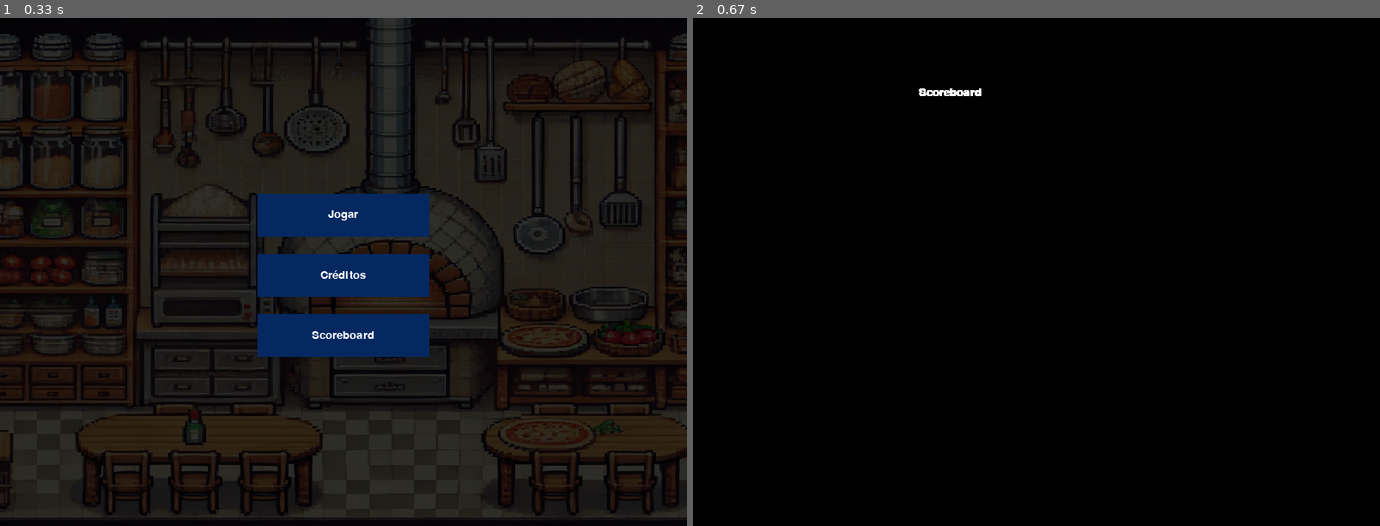
Above: before the commit, frames 1-2 (left to right).
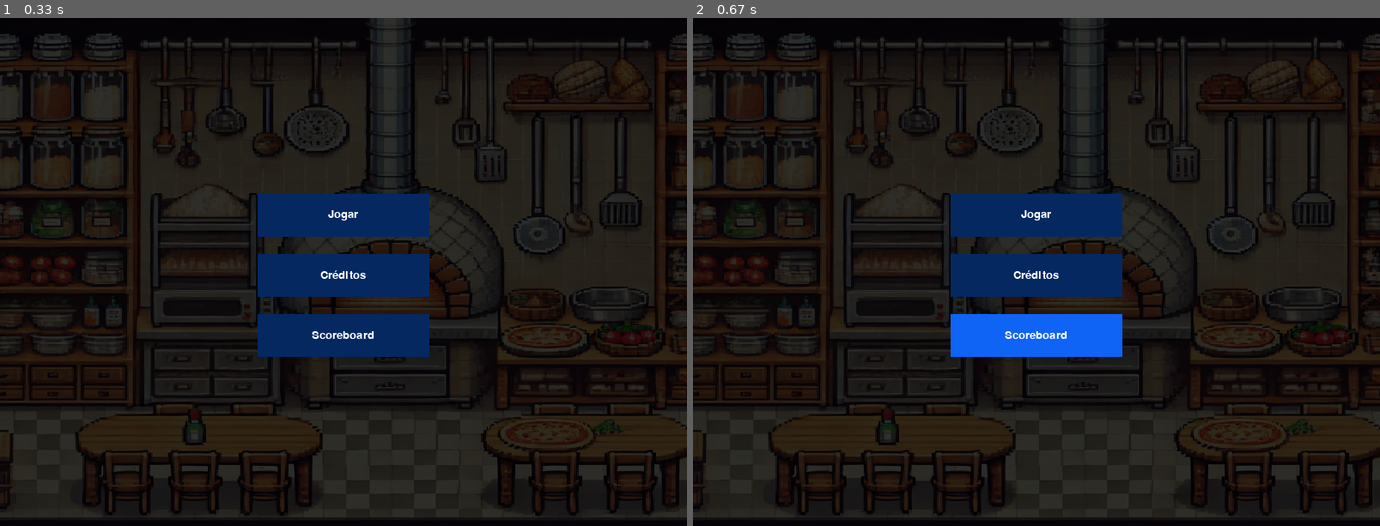
Above: after the commit, the same moments.

Repository: WesleyGCO/Pizza-Panic
Game: pygame game, started from src/main.py
Two runs of this game, one before a commit and one after it. Both use one fixed random seed, a clock stepped at 60 frames per second and the inputs below.
Inputs:
- Up to frame 1 (0.33 s): no input
- Up to frame 2 (0.67 s): click "Scoreboard" at 0.38 s

Frame 1 is identical in both runs. In frame 2, 66% of the frame differs, in the area x 0-100%, y 0-99%.

Commit message:
Comentado código do SCOREBOARD

Diff:
--- a/src/adapters/primary/ui/menu_scoreboard_ui.py
+++ b/src/adapters/primary/ui/menu_scoreboard_ui.py
@@ -17,45 +17,13 @@
         self.cor_botao_normal = (5, 40, 97)
 
     def carregar_pontuacoes(self):
-        try:
-            with open('pontuacoes.txt', 'r') as f:
-                for linha in f:
-                    linha = linha.strip()
-                    if linha:  # Verifica se a linha não está vazia
-                        partes = linha.split(' - ')
-                        if len(partes) == 2:  # Verifica se existem duas partes
-                            nome = partes[0].split(': ')[1]  # Extrai o nome
-                            pontos = int(partes[1].split(': ')[1])  # Extrai os pontos e converte para inteiro
-                            self.pontuacoes.append((nome, pontos))  # Armazena como tupla (nome, pontos)
-            self.pontuacoes.sort(key=lambda x: x[1], reverse=True)  # Ordena por pontos, do maior para o menor
-        except FileNotFoundError:
-            self.pontuacoes = []  # Se o arquivo não existir, inicializa como lista vazia
-        except Exception as e:
-            print(f"Ocorreu um erro ao carregar as pontuações: {e}")  # Adiciona um tratamento genérico de erros
+        pass
 
     def renderizar_scoreboard(self):
-        # Exibir título
-        texto_scoreboard = pygame_output_adapter.renderizar_texto("Scoreboard")
-        largura_texto_sb, altura_texto_sb = texto_scoreboard.get_size()
-        posicao_x_texto_sb = (self.tela_largura - largura_texto_sb) // 2
-        posicao_y_texto_sb = int(self.tela_altura * 0.1)
-        pygame_output_adapter.desenhar_superficie(texto_scoreboard, (posicao_x_texto_sb, posicao_y_texto_sb))
+        pass
 
-        # Exibir pontuações
-        for i, (nome, pontos) in enumerate(self.pontuacoes):
-            texto_pontuacao = pygame_output_adapter.renderizar_texto(f"{i + 1}. Nome: {nome} - Pontos: {pontos}")
-            posicao_y_texto = posicao_y_texto_sb + 50 + i * 30  # Espaçamento entre as pontuações
-            pygame_output_adapter.desenhar_superficie(texto_pontuacao, (posicao_x_texto_sb, posicao_y_texto))
-
-        # Desenhar o botão "Voltar ao menu"
-        mouse_pos = pygame_input_adapter.mouse_posicao()
-        cor_atual = self.cor_botao_hover if self.botao_voltar_menu.collidepoint(mouse_pos) else self.cor_botao_normal
-        pygame_output_adapter.desenhar_botao_retangulo(cor_atual, self.botao_voltar_menu)
-        texto_botao = pygame_output_adapter.renderizar_texto("Voltar ao menu")
-        largura_texto, altura_texto = texto_botao.get_size()
-        posicao_x_texto = self.botao_voltar_menu.x + (self.botao_voltar_menu.width - largura_texto) // 2
-        posicao_y_texto = self.botao_voltar_menu.y + (self.botao_voltar_menu.height - altura_texto) // 2
-        pygame_output_adapter.desenhar_superficie(texto_botao, (posicao_x_texto, posicao_y_texto))
+    def renderizar_botao(self, botao):
+        pass
 
     def lidar_entrada_menu_scoreboard(self, evento):
 
--- a/src/adapters/primary/use_cases/gerenciar_menus.py
+++ b/src/adapters/primary/use_cases/gerenciar_menus.py
@@ -21,9 +21,9 @@
                 pygame_output_adapter.preencher_tela((0, 0, 0))
                 rodar_menu_creditos(MenuCreditosUI(menu_inicial.tela_largura, menu_inicial.tela_altura))
 
-            elif resultado == "Scoreboard":
-                pygame_output_adapter.preencher_tela((0, 0, 0))
-                rodar_menu_scoreboard(MenuScoreboardUI(menu_inicial.tela_largura, menu_inicial.tela_altura))
+            # elif resultado == "Scoreboard":
+            #     pygame_output_adapter.preencher_tela((0, 0, 0))
+            #     rodar_menu_scoreboard(MenuScoreboardUI(menu_inicial.tela_largura, menu_inicial.tela_altura))
 
         menu_inicial.renderizar_menu_inicial()
         pygame_output_adapter.atualizacao_tela()
